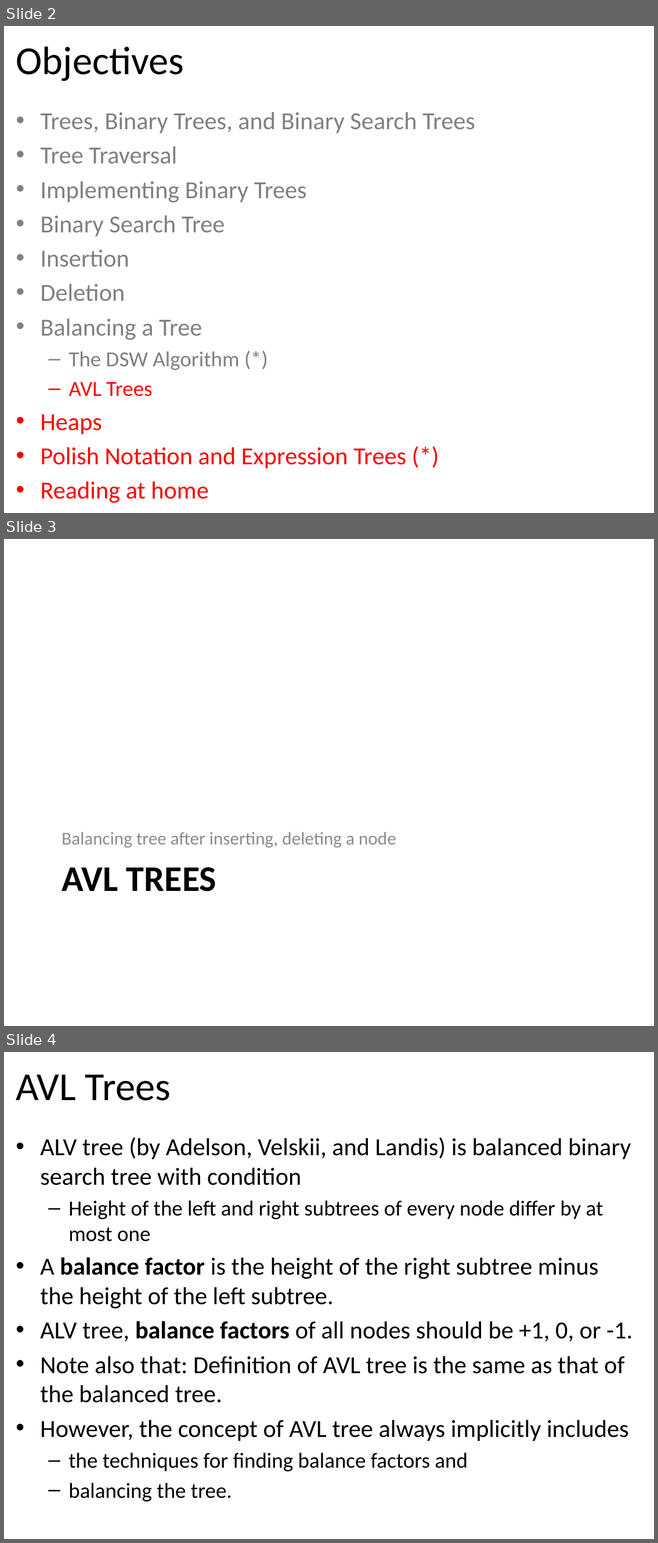
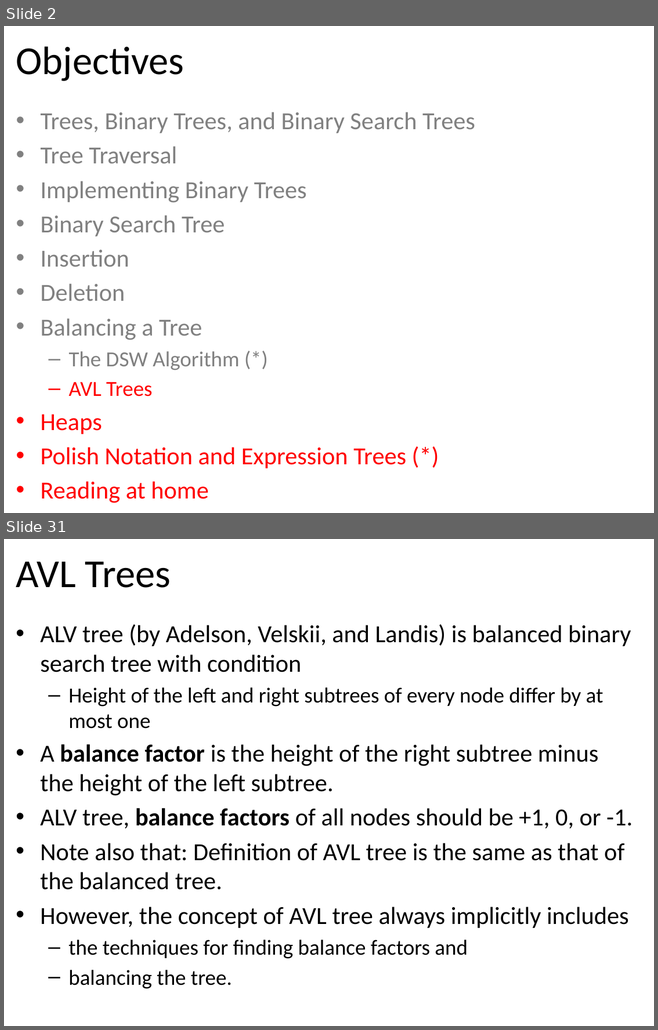
Before and after one commit to tutrunghieu/dsa-2017-java-tutorial, a slide deck: dsa2017-java-online/handouts/data-day05/Lecture 08 - Chapter 06 - Binary Trees - Day 3.pptx. Shown one above the other, each under a label of ours: slides 2, 3 and 4 before the commit, slides 2 and 31 after it; the slides between them are not shown. The pictures are 658x1543 and 658x1030 pixels, drawn with LibreOffice and Linux fonts; fonts in the diff are those of the drawing. Boxes give left, top, right and bottom in pixels: in the first picture for what was removed or moved away, otherwise in the second. Text is boxed around its words. In the diff, an @@ line names an element or a change of style, - is before the commit and + after.

```diff
--- a/dsa2017-java-online/handouts/data-day05/Lecture 08 - Chapter 06 - Binary Trees - Day 3.pptx
+++ b/dsa2017-java-online/handouts/data-day05/Lecture 08 - Chapter 06 - Binary Trees - Day 3.pptx
@@ slide 3 removed at (x1=4, y1=539, x2=654, y2=1026), background #FFFFFF @@
@@ text removed at (x1=61, y1=832, x2=396, y2=848) @@
-Balancing tree after inserting, deleting a node
@@ title removed at (x1=61, y1=867, x2=216, y2=892) @@
-AVL TREES
@@ what was slide 4 is now slide 31 @@
```
Also in this commit, not shown: 1 slide changed, 5 slides added, 4 other slides removed, 7 other files.
